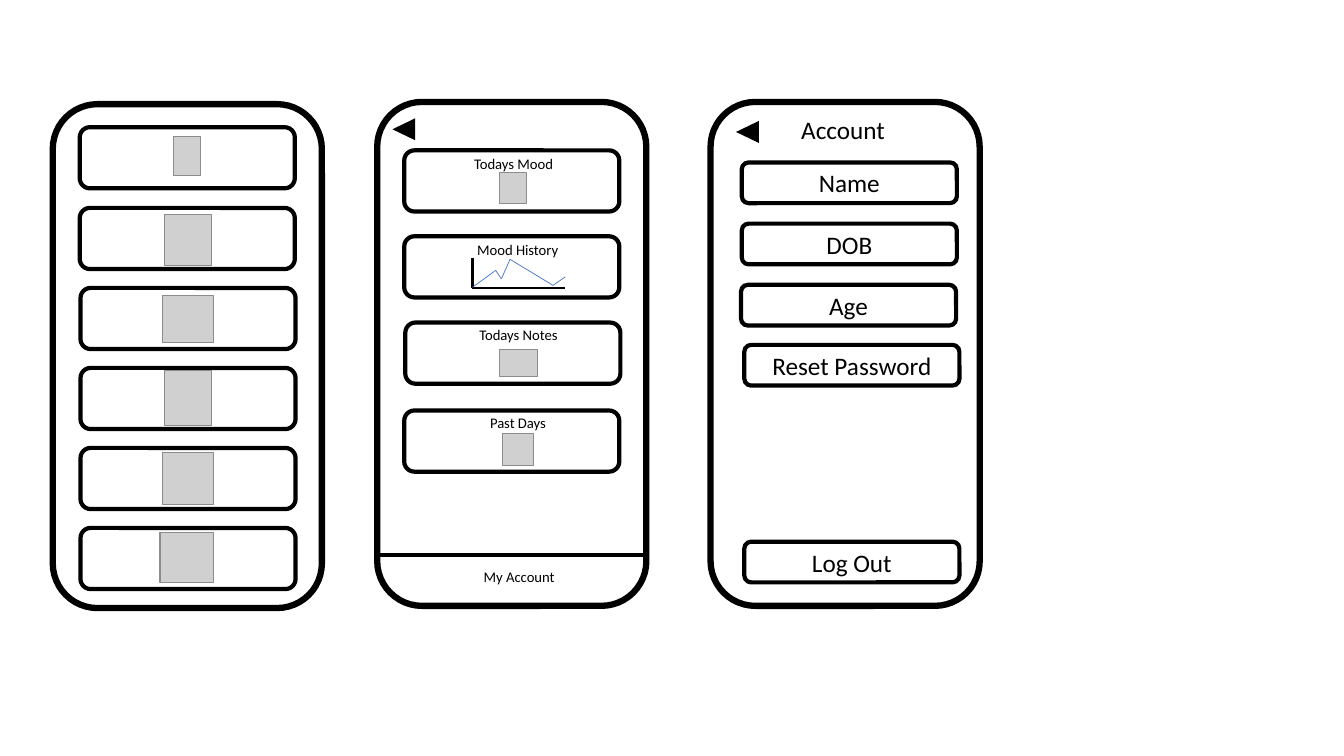
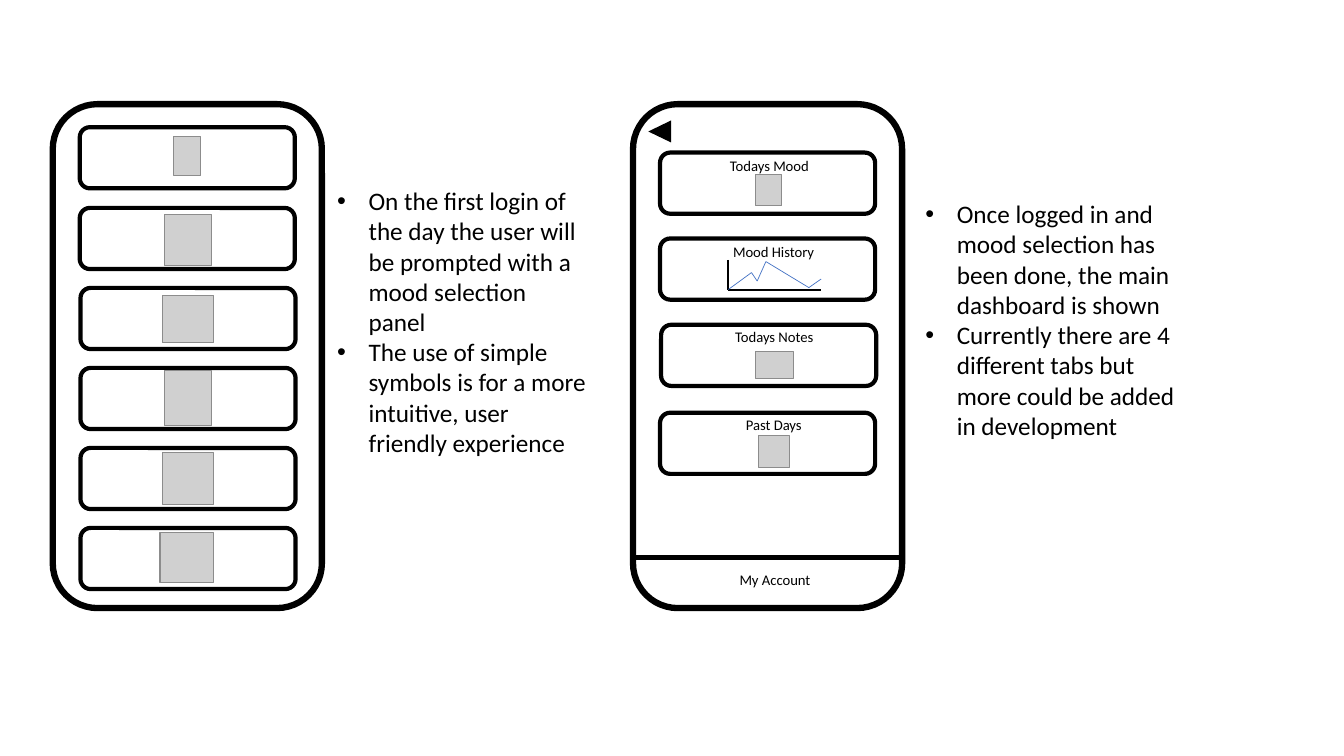
Before and after one commit to ORead6/MAD-CW, a slide deck: slide 2 of Proposal Sketches/Screen Sketchups.pptx. Drawn at 1344x756 pixels with LibreOffice and Linux fonts; fonts in the diff are those of the drawing; grey boxes stand for pictures. Boxes give left, top, right and bottom in pixels: in the first picture for what was removed or moved away, otherwise in the second. Text is boxed around its words. In the diff, an @@ line names an element or a change of style, - is before the commit and + after.

```diff
--- a/Proposal Sketches/Screen Sketchups.pptx
+++ b/Proposal Sketches/Screen Sketchups.pptx
@@ group removed at box(711, 102, 980, 606): 6 rounded rectangles, 1 text, 1 triangle @@
-Age
-Account
-Name
-DOB
-Reset Password
-Log Out
@@ text added at box(369, 192, 585, 456), 18 pt, text #000000 @@
+• On the first login of the day the user will be prompted with a mood selection panel
+• The use of simple symbols is for a more intuitive, user friendly experience
@@ text added at box(957, 205, 1174, 439), 18 pt, text #000000 @@
+• Once logged in and mood selection has been done, the main dashboard is shown
+• Currently there are 4 different tabs but more could be added in development
@@ rounded rectangle: place and size @@
-rounded rectangle at box(404, 236, 619, 297)
+rounded rectangle at box(660, 239, 875, 300)
@@ 8 lines, 5 texts, 4 rounded rectangles, 3 pictures, 1 triangle: place and size @@
-8 lines, 5 texts, 4 rounded rectangles, 3 pictures, 1 triangle at box(377, 102, 646, 606)
+8 lines, 5 texts, 4 rounded rectangles, 3 pictures, 1 triangle at box(633, 104, 902, 608)
```
Also in this commit, not shown: 2 other slides changed, 3 slides added, 1 slide removed.
